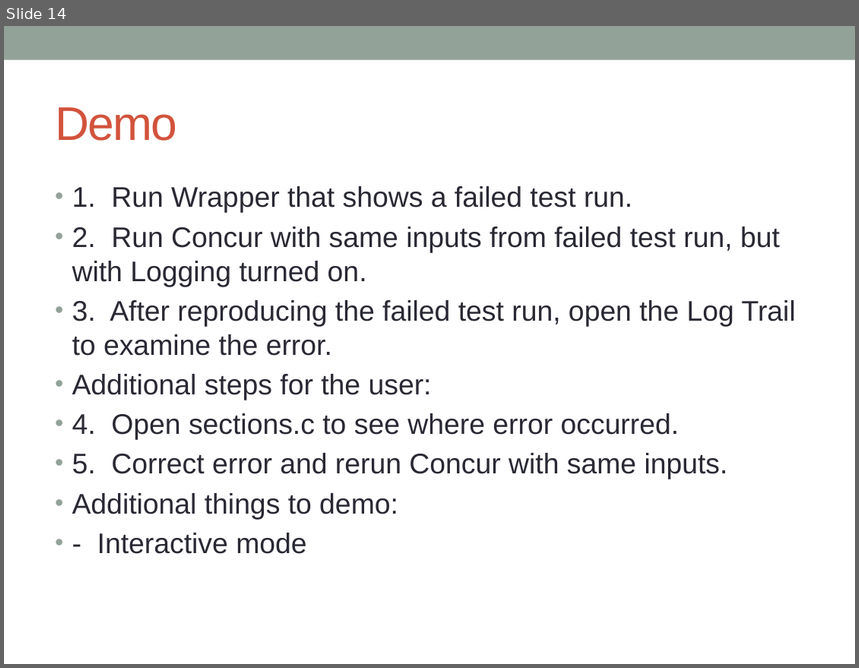
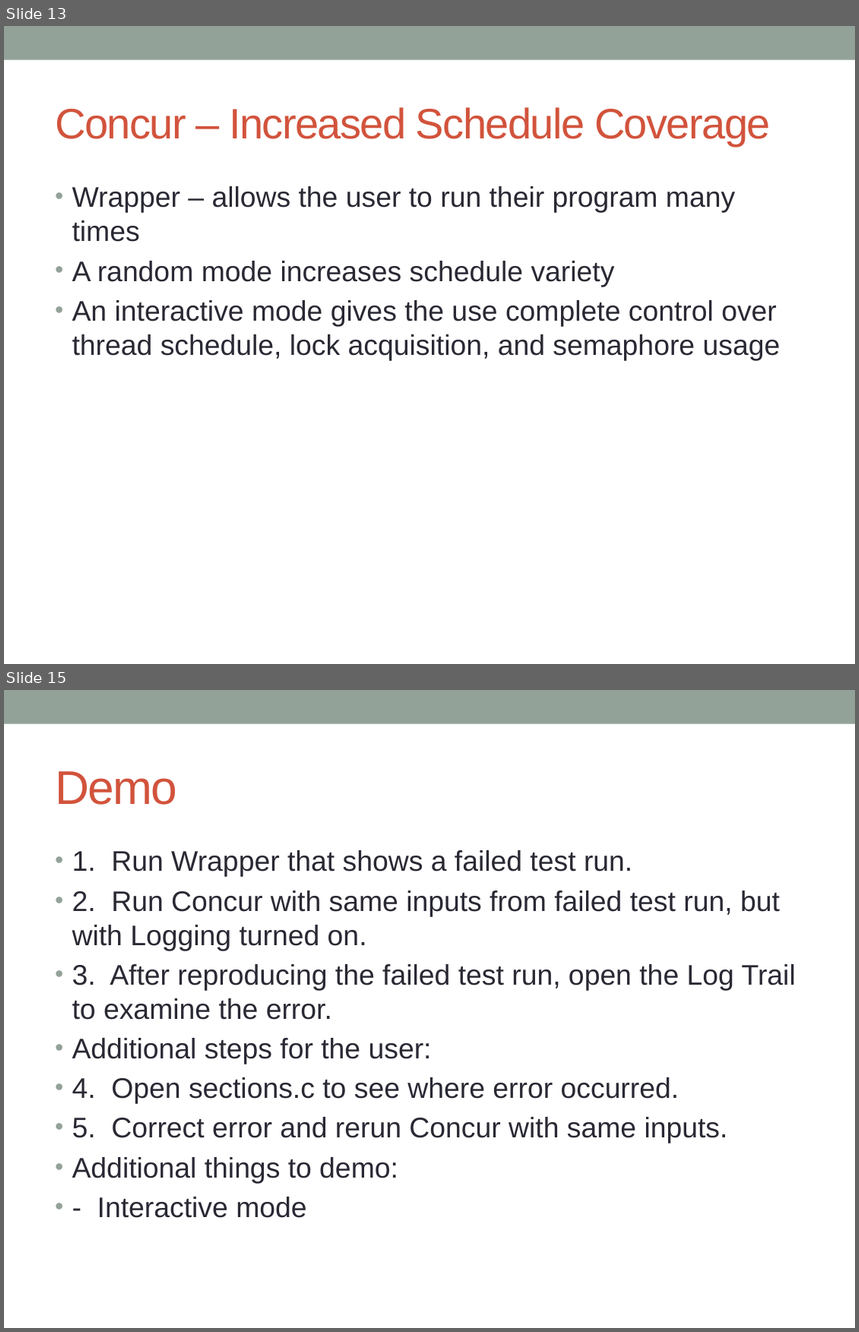
Before and after one commit to concurTestFramework/concurTestFramework, a slide deck: Documents/Concur_Presentation.pptx. Shown one above the other, each under a label of ours: slide 14 before the commit, slides 13 and 15 after it; the slides between them are not shown. The pictures are 859x668 and 859x1332 pixels, drawn with LibreOffice and Linux fonts; fonts in the diff are those of the drawing. Boxes give left, top, right and bottom in pixels: in the first picture for what was removed or moved away, otherwise in the second. Text is boxed around its words. In the diff, an @@ line names an element or a change of style, - is before the commit and + after.

```diff
--- a/Documents/Concur_Presentation.pptx
+++ b/Documents/Concur_Presentation.pptx
@@ slide 13 added at [4, 26, 855, 664], background #FFFFFF; not listed: 1 template element that a slide beside it also shows @@
@@ title added at [55, 107, 771, 146], 36 pt, text #D2533C @@
+Concur – Increased Schedule Coverage
@@ text added at [72, 186, 781, 360], 24 pt, text #292934 @@
+• Wrapper – allows the user to run their program many times
+• A random mode increases schedule variety
+• An interactive mode gives the use complete control over thread schedule, lock acquisition, and semaphore usage
@@ what was slide 14 is now slide 15 @@
```
Also in this commit, not shown: 11 slides changed, 8 other slides added, 4 slides removed.
